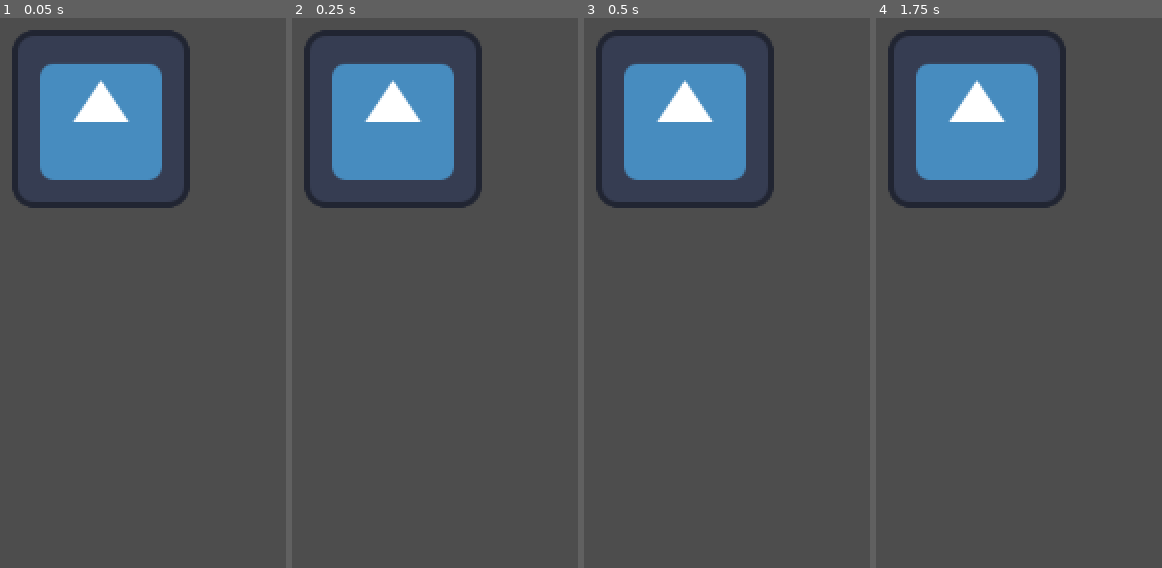
Above: before the commit, frames 1-4 (left to right).
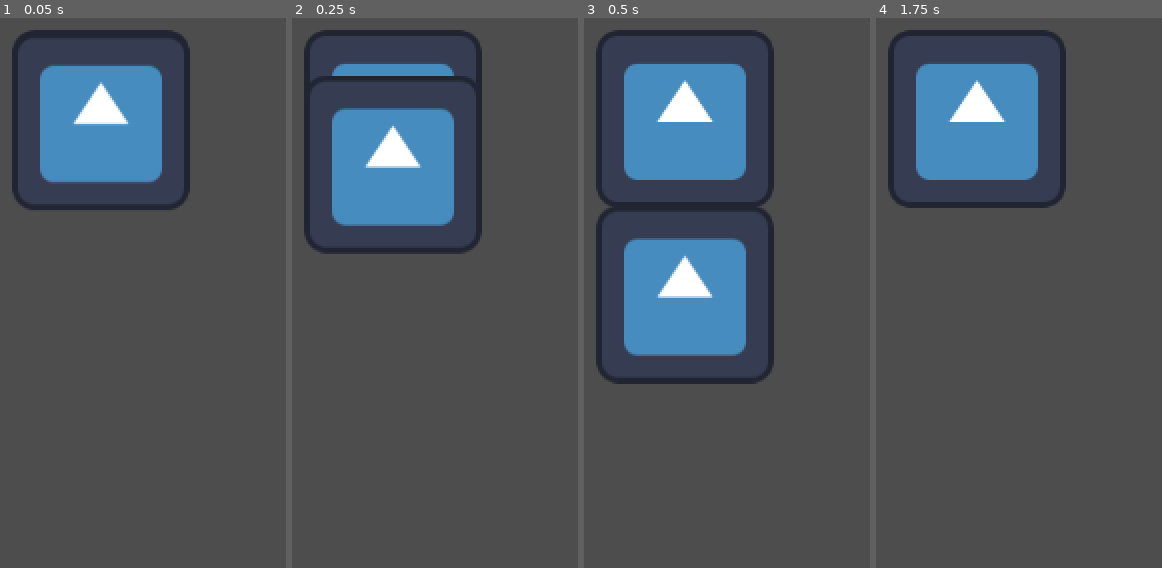
Above: after the commit, the same moments.

Repository: WiseNoodle/Version-Control-Test
Game: Godot game, scene res://main.tscn
The game is run twice, just before and just after one commit, with the same random seed, the same clock (stepped at 60 frames per second) and the same inputs. The engine's default icon, where the game draws it, is replaced by a stand-in: a white triangle on a blue panel in a dark square.
Inputs:
- Up to frame 1 (0.05 s): no input
- Up to frame 2 (0.25 s): no input
- Up to frame 3 (0.5 s): no input
- Up to frame 4 (1.75 s): tap Enter (ui_accept) at 0.5, 0.6, 0.77, 1.07, 1.25, 1.35, 1.52 s; hold Right (ui_right) from 0.53 s (still down)

The runs differ from the first frame. In frame 1, 1.2% of the frame differs, in the area x 5-66%, y 3-35%; in frame 2, 9.0%; in frame 3, 12%, in the area x 4-67%, y 34-67%; in frame 4, less than 0.1%.

Commit message:
Added player script

Diff:
--- a/main.tscn
+++ b/main.tscn
@@ -1,7 +1,8 @@
-[gd_scene load_steps=3 format=3 uid="uid://dsnbrdmap1si6"]
+[gd_scene load_steps=4 format=3 uid="uid://dsnbrdmap1si6"]
 
 [ext_resource type="Texture2D" uid="uid://bqoakl1ddsq4b" path="res://icon.svg" id="1_ckk28"]
-[ext_resource type="PackedScene" uid="uid://dgak57pr51bs0" path="res://player.tscn" id="2_uc3t1"]
+[ext_resource type="PackedScene" path="res://player.tscn" id="2_uc3t1"]
+[ext_resource type="Script" path="res://player.gd" id="3_fmfwb"]
 
 [node name="Main" type="Node2D"]
 
@@ -27,4 +28,6 @@
 offset_right = 640.0
 offset_bottom = 79.0
 text = "Hello Minimalist!"
+
 [node name="Player" parent="." instance=ExtResource("2_uc3t1")]
+script = ExtResource("3_fmfwb")
--- /dev/null
+++ b/player.gd
@@ -0,0 +1,28 @@
+extends CharacterBody2D
+
+
+const SPEED = 300.0
+const JUMP_VELOCITY = -400.0
+
+# Get the gravity from the project settings to be synced with RigidBody nodes.
+var gravity: int = ProjectSettings.get_setting("physics/2d/default_gravity")
+
+
+func _physics_process(delta: float) -> void:
+	# Add the gravity.
+	if not is_on_floor():
+		velocity.y += gravity * delta
+
+	# Handle Jump.
+	if Input.is_action_just_pressed("ui_accept") and is_on_floor():
+		velocity.y = JUMP_VELOCITY
+
+	# Get the input direction and handle the movement/deceleration.
+	# As good practice, you should replace UI actions with custom gameplay actions.
+	var direction := Input.get_axis("ui_left", "ui_right")
+	if direction:
+		velocity.x = direction * SPEED
+	else:
+		velocity.x = move_toward(velocity.x, 0, SPEED)
+
+	move_and_slide()
